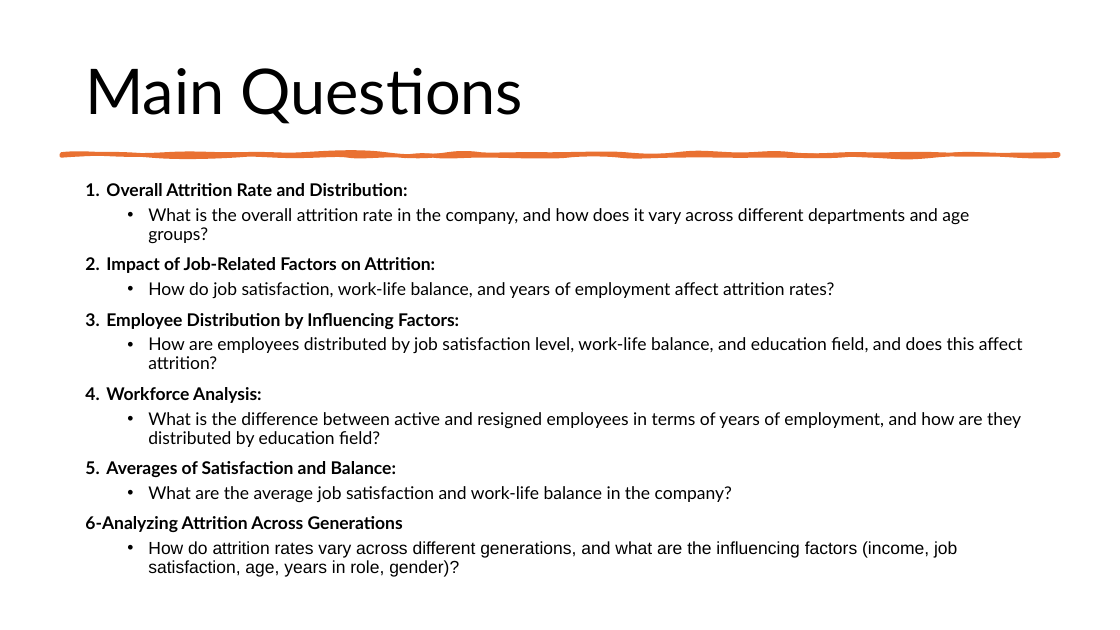
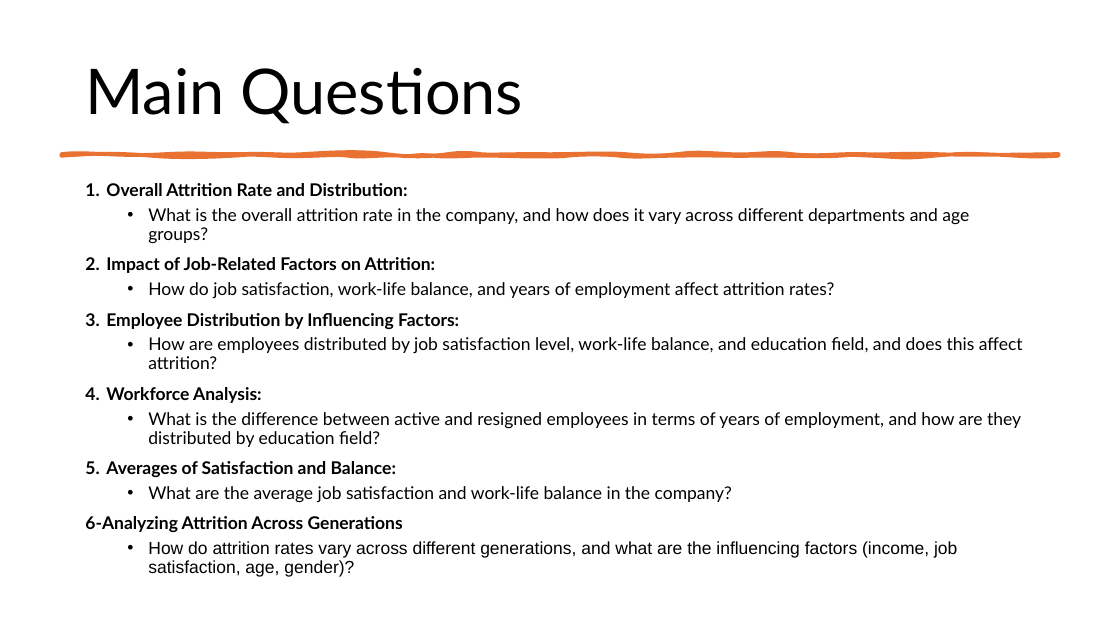
Before and after one commit to Waleed2025xp/Group4_final-project, a slide deck: slide 5 of project_Group4/Hr project_Group 4.pptx. Drawn at 1120x630 pixels with LibreOffice and Linux fonts; fonts in the diff are those of the drawing. Boxes give left, top, right and bottom in pixels: in the first picture for what was removed or moved away, otherwise in the second. Text is boxed around its words. In the diff, an @@ line names an element or a change of style, - is before the commit and + after.

```diff
--- a/project_Group4/Hr project_Group 4.pptx
+++ b/project_Group4/Hr project_Group 4.pptx
@@ text at box(148, 541, 957, 577): text changed @@
-  • How do attrition rates vary across different generations, and what are the influencing factors (income, job satisfaction, age, years in role, gender)?
+  • How do attrition rates vary across different generations, and what are the influencing factors (income, job satisfaction, age, gender)?
```
Also in this commit, not shown: 10 other slides changed, 2 slides added, 1 slide removed, 1 other file.
